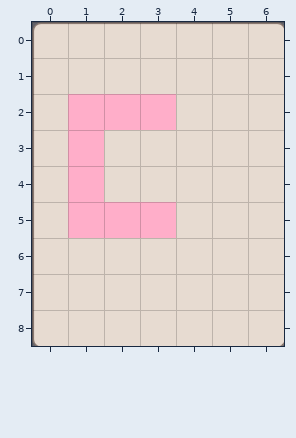
Tiled map: HungryGame/proj.win32/map/22.tmx. The picture above is the old version.
Cells are 60x60 px. Shown: x 0..6, y 0..8.
And afterwards:
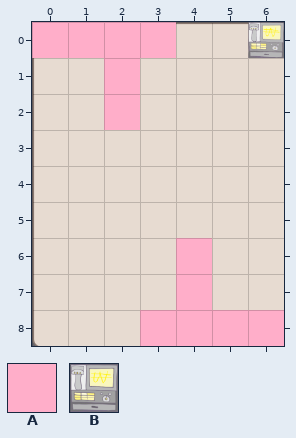
Key: from "metaset1": A 0; from "wall": B 0.
_ is an empty cell, # one hidden under a higher layer.
Diff:
Layer "wall":
y 0: x 6 _ -> B
y 2: x 1 # -> _; x 3 # -> _
y 3..4: x 1 # -> _
y 5: x 1..3 ### -> ___
Layer "Items":
y 0: x 0..3 ____ -> AAAA
y 1: x 2 _ -> A
y 2: x 1 A -> _; x 3 A -> _
y 3..4: x 1 A -> _
y 5: x 1..3 AAA -> ___
y 6..7: x 4 _ -> A
y 8: x 3..6 ____ -> AAAA
Pixel boxes of the changes (left, top, right, bottom) in both pictures:
changed: (32, 22, 284, 346)
